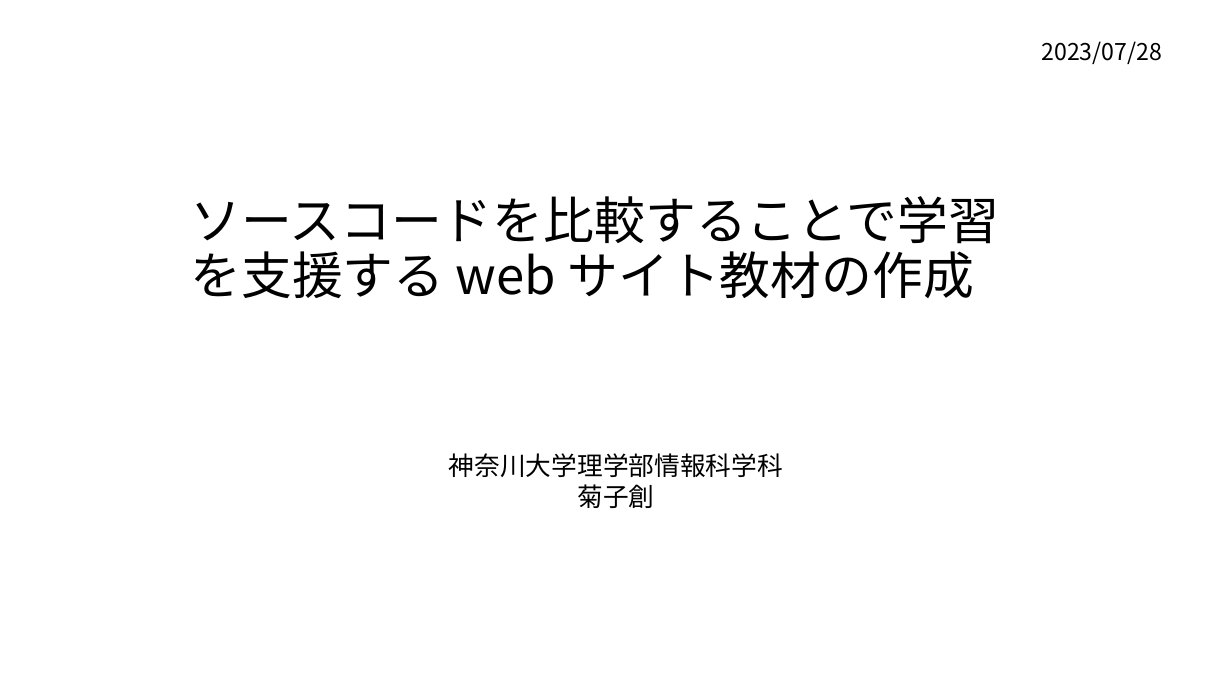
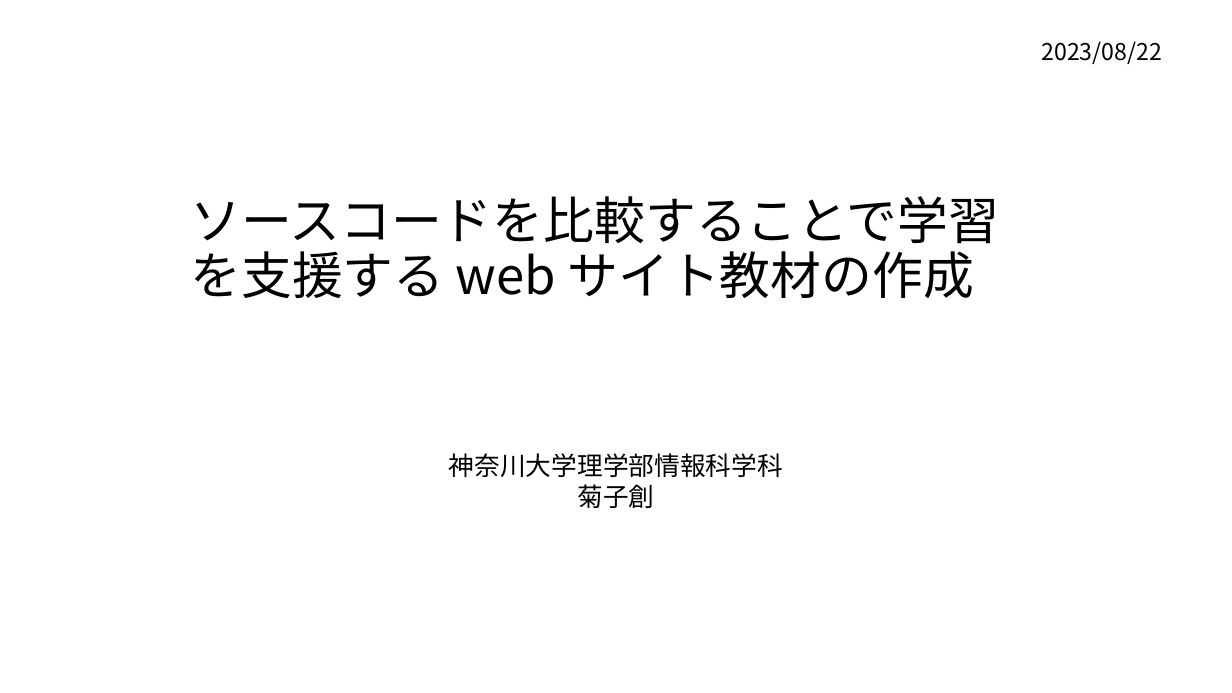
Before and after one commit to jindai203458/Lab2024, a slide deck: slide 1 of 研究資料.pptx. Drawn at 1232x693 pixels with LibreOffice and Linux fonts; fonts in the diff are those of the drawing. Boxes give left, top, right and bottom in pixels: in the first picture for what was removed or moved away, otherwise in the second. Text is boxed around its words. In the diff, an @@ line names an element or a change of style, - is before the commit and + after.

```diff
--- a/研究資料.pptx
+++ b/研究資料.pptx
@@ text at (x1=1042, y1=41, x2=1163, y2=64): text changed @@
-2023/07/28
+2023/08/22
```
Also in this commit, not shown: 2 other slides changed, 1 slide added, 2 other files.
